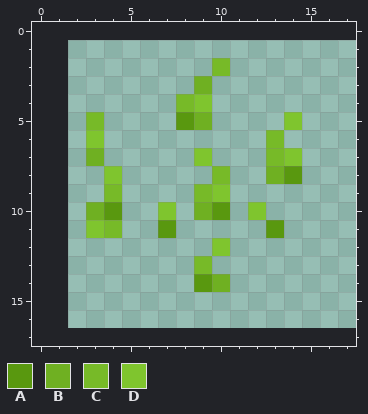
A pixel-art sprite gets an edit: Textures/plants_and_seeds/mcl_farming_wheat_seeds.png. The first picture shows the starting point.
The file is 16x16 pixels. The old version is drawn lined up with the new one, on the new canvas.
Palette (. is transparent): A #59980f  B #6fb022  C #77ba28  D #7fc52e
After:
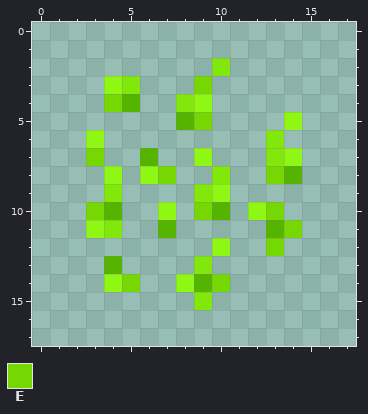
Colours new in this view: E #76d802
Changes in this commit:
canvas 16x16 -> 18x18, the old top-left corner now at 2,1
colour A: #59980f -> #55b400
colour C: #77ba28 -> #82e70b
colour D: #7fc52e -> #8ef814
y 3: x 4..5 .. -> DC; x 9 B -> E
y 4: x 4..5 .. -> EA
y 5: x 3 C -> .; x 9 B -> E
y 7: x 3 B -> E; x 6 . -> A
y 8: x 6..7 .. -> DE; x 13 B -> E
y 10: x 3 B -> E; x 9 B -> E; x 13 . -> E
y 11: x 14 . -> E
y 12: x 13 . -> E
y 13: x 4 . -> A
y 14: x 4..5 .. -> DE; x 8 . -> D; x 10 B -> E
y 15: x 9 . -> C
Changed places in both pictures, as pixel boxes (x1, y1, x2, y2):
changed: (86, 58, 302, 310)
